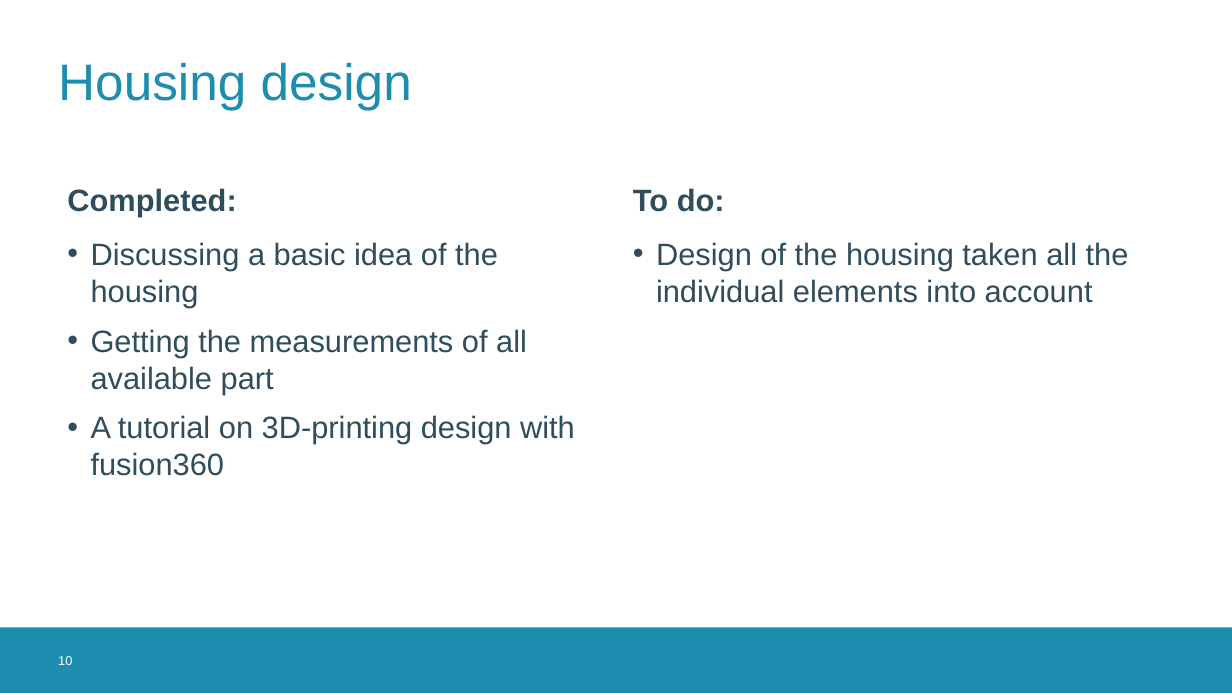
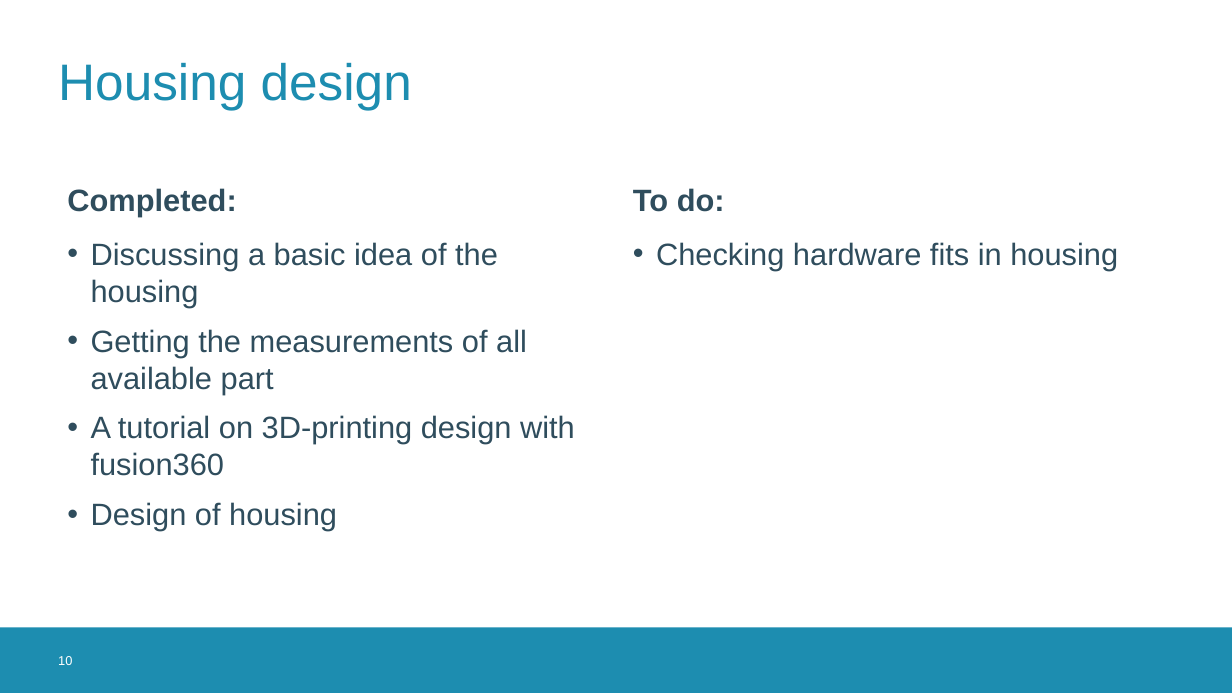
Before and after one commit to thomasf10/cosy_cafeteria, a slide deck: slide 10 of presentation/final_presentation.pptx. Drawn at 1232x693 pixels with LibreOffice and Linux fonts; fonts in the diff are those of the drawing; background and template pictures are left out. Boxes give left, top, right and bottom in pixels: in the first picture for what was removed or moved away, otherwise in the second. Text is boxed around its words. In the diff, an @@ line names an element or a change of style, - is before the commit and + after.

```diff
--- a/presentation/final_presentation.pptx
+++ b/presentation/final_presentation.pptx
@@ text at box(656, 242, 1118, 271): text changed @@
-• Design of the housing taken all the individual elements into account
+• Checking hardware fits in housing
@@ text at box(91, 502, 337, 531): paragraph added @@
+• Design of housing
```
Also in this commit, not shown: 3 other slides changed.
